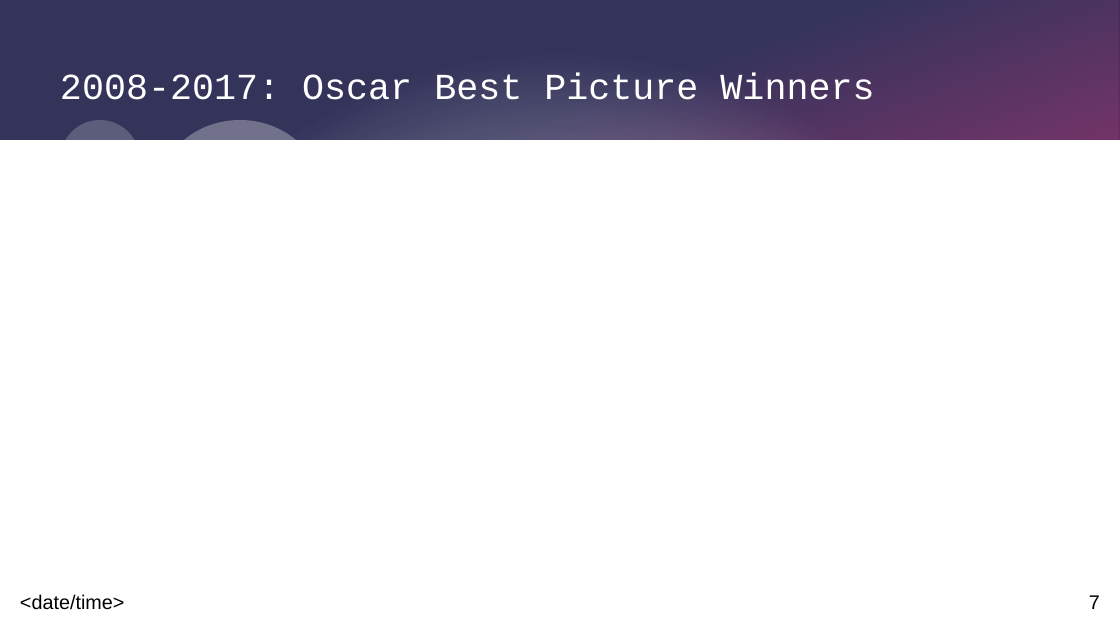
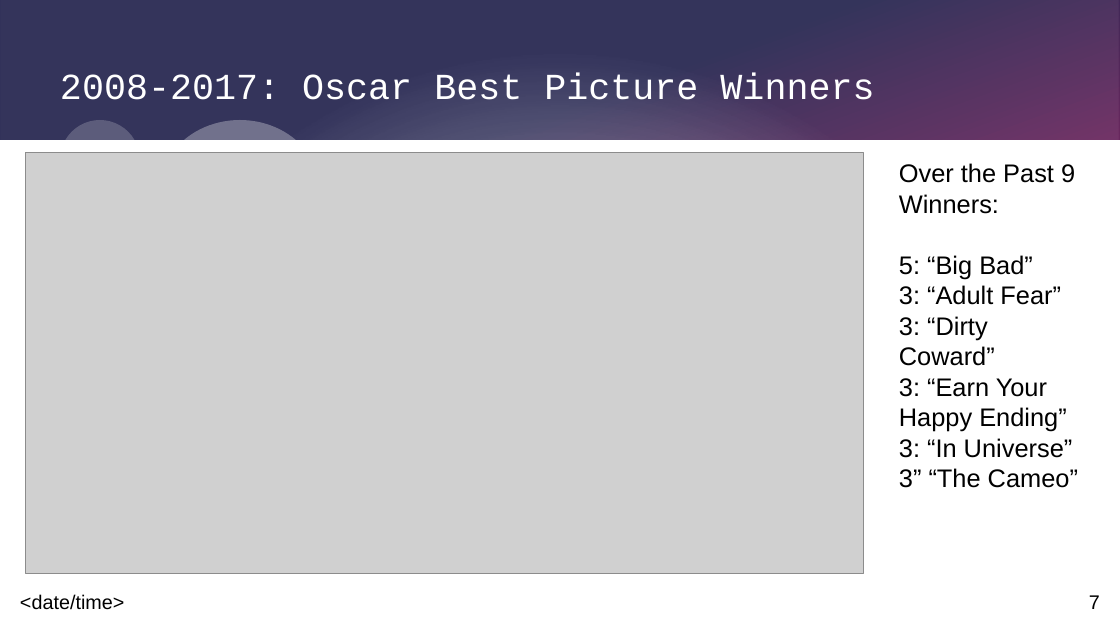
Before and after one commit to SacredFisher/Python_Project, a slide deck: slide 7 of SrikarP_FilmProject.pptx. Drawn at 1120x630 pixels with LibreOffice and Linux fonts; fonts in the diff are those of the drawing; grey boxes stand for pictures. Boxes give left, top, right and bottom in pixels: in the first picture for what was removed or moved away, otherwise in the second. Text is boxed around its words. In the diff, an @@ line names an element or a change of style, - is before the commit and + after.

```diff
--- a/SrikarP_FilmProject.pptx
+++ b/SrikarP_FilmProject.pptx
@@ picture added at (25,152,864,573) @@
@@ text added at (899,163,1078,488), 18 pt, text #000000 @@
+Over the Past 9 Winners:
+5: “Big Bad”
+3: “Adult Fear”
+3: “Dirty Coward”
+3: “Earn Your Happy Ending”
+3: “In Universe”
+3” “The Cameo”
```
Also in this commit, not shown: 3 other slides changed, 2 slides added, 2 slides removed, 1 other file.
